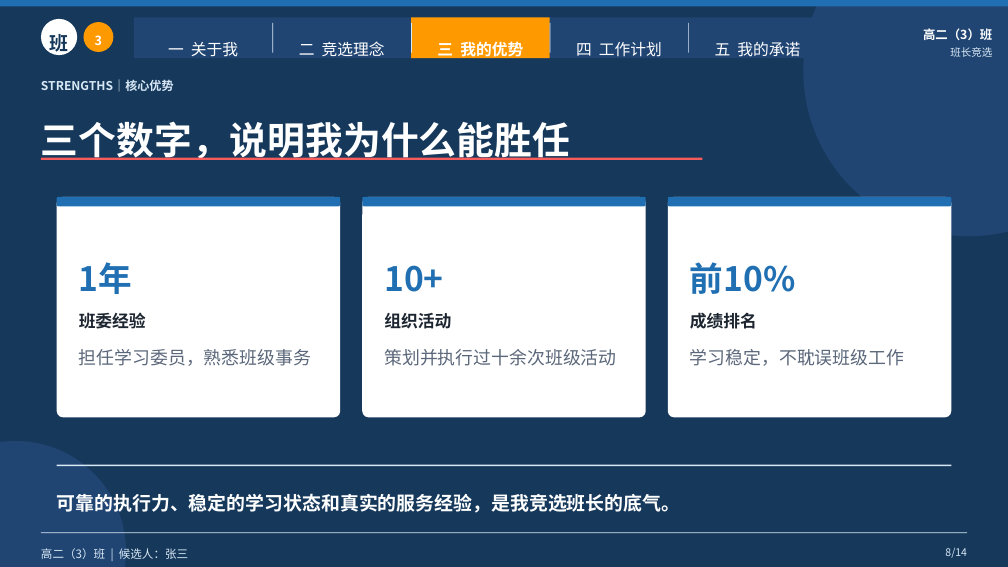
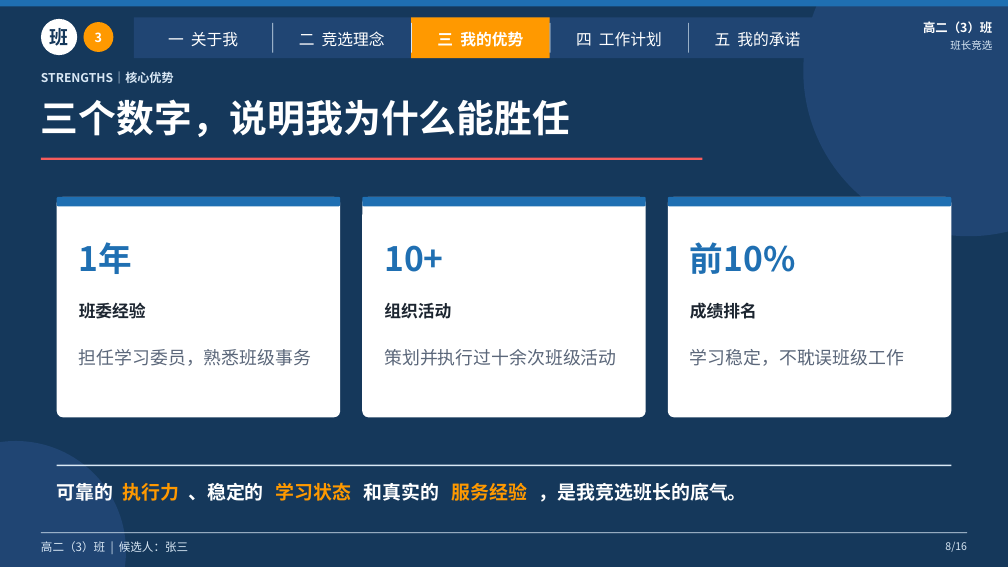
Before and after one commit to NEMU-CAN/Codex-PPT, a slide deck: slide 8 of dist/class-monitor-academic.pptx. Drawn at 1008x567 pixels with LibreOffice and Linux fonts; fonts in the diff are those of the drawing. Boxes give left, top, right and bottom in pixels: in the first picture for what was removed or moved away, otherwise in the second. Text is boxed around its words. In the diff, an @@ line names an element or a change of style, - is before the commit and + after.

```diff
--- a/dist/class-monitor-academic.pptx
+++ b/dist/class-monitor-academic.pptx
@@ text at [57, 483, 114, 501]: text changed @@
-可靠的执行力、稳定的学习状态和真实的服务经验，是我竞选班长的底气。
+可靠的
@@ text added at [122, 483, 179, 501], 18 pt, text #FF9900, bold @@
+执行力
@@ text added at [188, 483, 264, 501], 18 pt, text #FFFFFF, bold @@
+、稳定的
@@ text added at [276, 482, 352, 501], 18 pt, text #FF9900, bold @@
+学习状态
@@ text added at [364, 483, 440, 501], 18 pt, text #FFFFFF, bold @@
+和真实的
@@ text added at [451, 483, 527, 501], 18 pt, text #FF9900, bold @@
+服务经验
@@ text added at [539, 483, 747, 502], 18 pt, text #FFFFFF, bold @@
+，是我竞选班长的底气。
@@ line spacing 1.5 to 1 in 18 elements at [168, 32, 238, 47], [299, 31, 385, 46], [437, 31, 523, 47], [576, 31, 662, 47], [715, 31, 800, 47], [50, 28, 69, 46], [95, 32, 102, 42], [923, 21, 992, 33], [950, 40, 992, 50], [41, 71, 174, 83], [41, 99, 570, 137], [79, 242, 132, 274], [79, 303, 146, 319], [384, 245, 443, 272], [384, 303, 451, 319], [690, 242, 796, 274], [690, 302, 757, 319], [41, 541, 188, 552] @@
@@ text at [945, 542, 967, 552]: text changed @@
-8/14
+8/16
```
Also in this commit, not shown: 13 other slides changed, 2 slides added, 5 other files.
